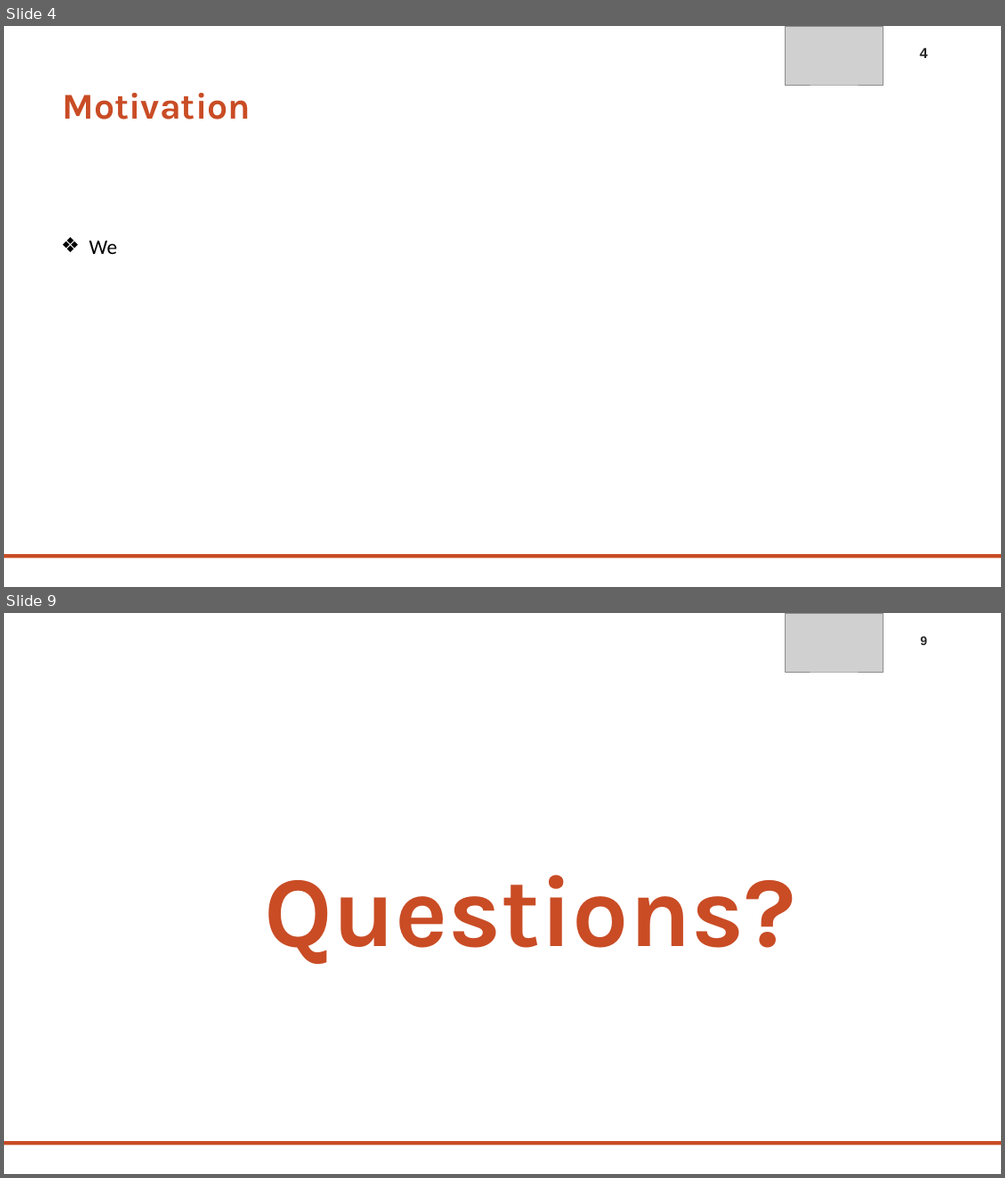
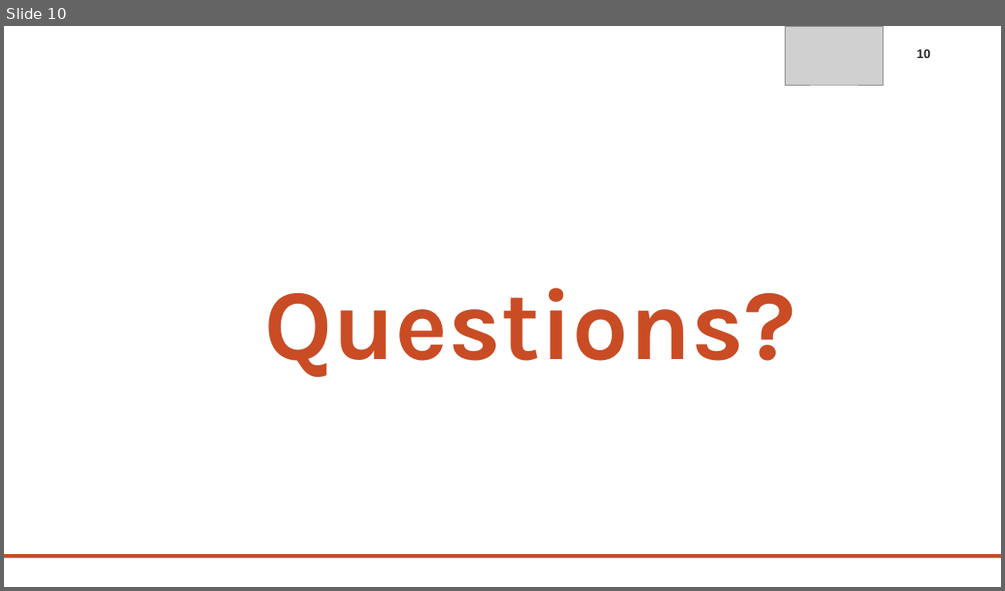
Before and after one commit to LuisFonseca98/Mestrado, a slide deck: AB/Apresentacao/APRESENTACAO_AB.pptx. Shown one above the other, each under a label of ours: slides 4 and 9 before the commit, slide 10 after it; the slides between them are not shown. The pictures are 1005x1178 and 1005x591 pixels, drawn with LibreOffice and Linux fonts; fonts in the diff are those of the drawing; grey boxes stand for pictures; background and template pictures are left out. Boxes give left, top, right and bottom in pixels: in the first picture for what was removed or moved away, otherwise in the second. Text is boxed around its words. In the diff, an @@ line names an element or a change of style, - is before the commit and + after.

```diff
--- a/AB/Apresentacao/APRESENTACAO_AB.pptx
+++ b/AB/Apresentacao/APRESENTACAO_AB.pptx
@@ slide 4 removed at (x1=4, y1=26, x2=1001, y2=587), background #FFFFFF @@
@@ picture removed at (x1=785, y1=26, x2=883, y2=85) @@
@@ page number removed at (x1=920, y1=47, x2=928, y2=58) @@
-4
@@ text removed at (x1=63, y1=93, x2=251, y2=119) @@
-Motivation
@@ text removed at (x1=89, y1=240, x2=118, y2=254) @@
-❖ We
@@ rectangle removed at (x1=4, y1=554, x2=1001, y2=557) @@
@@ what was slide 9 is now slide 10 @@
@@ page number at (x1=916, y1=49, x2=930, y2=58): text changed @@
-9
+10
```
Also in this commit, not shown: 5 slides changed, 4 slides added, 2 other slides removed, 2 other files.
